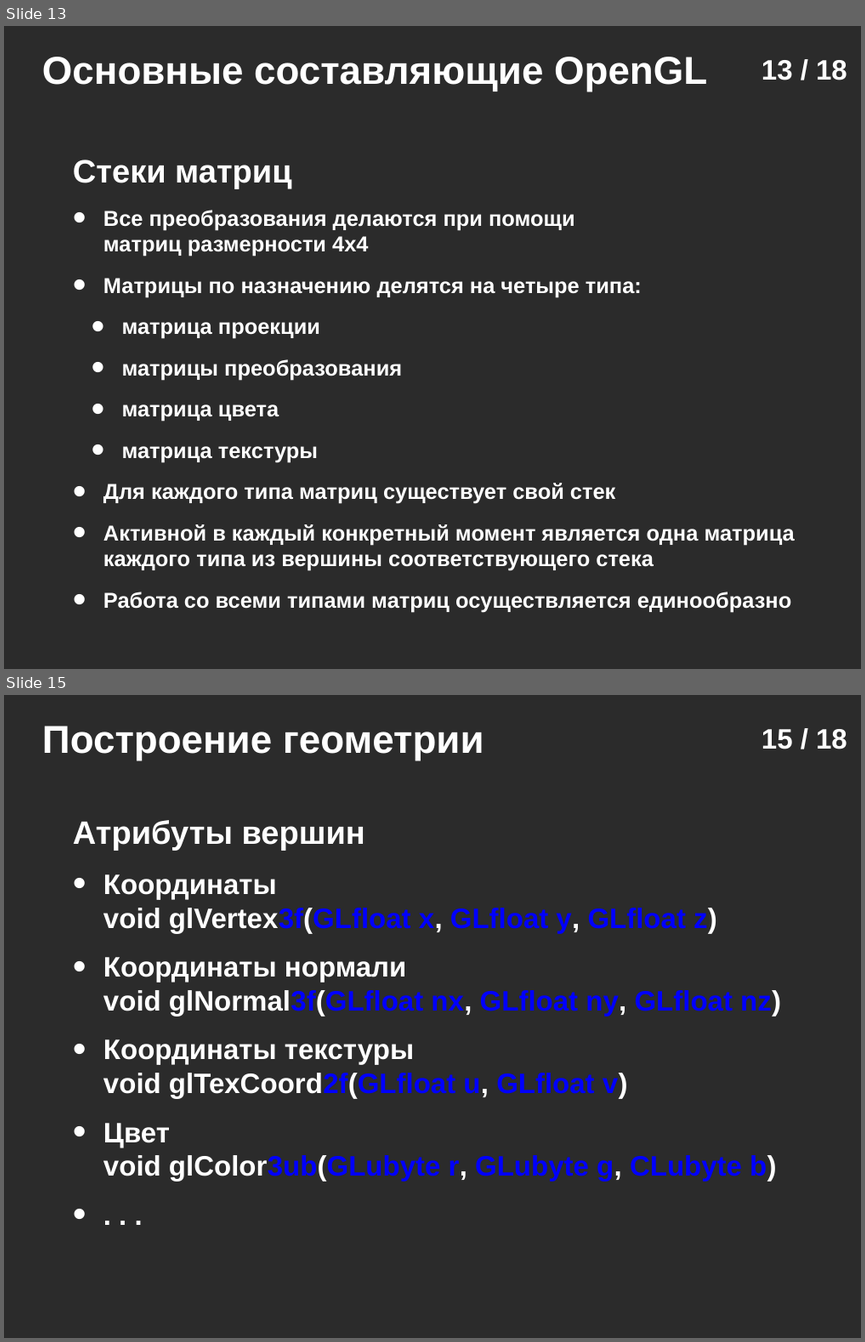
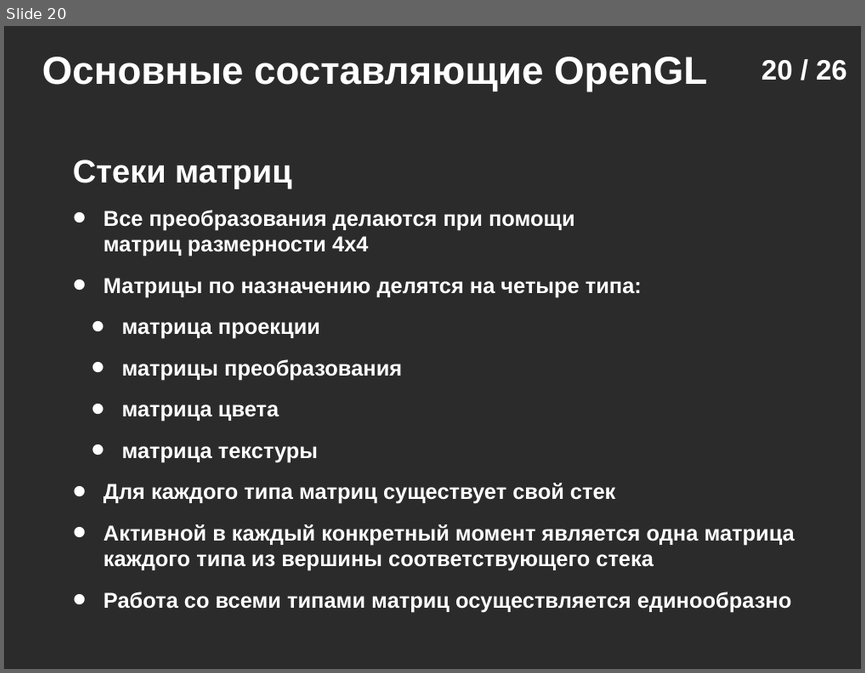
Before and after one commit to icosaeder/mmtech-lect, a slide deck: Лекции/Лекция №1/Лекция №1.odp. Shown one above the other, each under a label of ours: slides 13 and 15 before the commit, slide 20 after it; the slides between them are not shown. The pictures are 865x1342 and 865x673 pixels, drawn with LibreOffice and Linux fonts; fonts in the diff are those of the drawing; background and template pictures are left out; a plain dark background stands for a picture behind light text. Boxes give left, top, right and bottom in pixels: in the first picture for what was removed or moved away, otherwise in the second. Text is boxed around its words. In the diff, an @@ line names an element or a change of style, - is before the commit and + after.

```diff
--- a/Лекции/Лекция №1/Лекция №1.odp
+++ b/Лекции/Лекция №1/Лекция №1.odp
@@ slide 15 removed at [4, 695, 861, 1338], background picture (left out) @@
@@ text removed at [42, 726, 484, 760] @@
-Построение геометрии
@@ page number removed at [761, 729, 847, 749] @@
-15 / 18
@@ text removed at [73, 820, 781, 1181] @@
-Атрибуты вершин
-• Координаты
-  void glVertex3f(GLfloat x, GLfloat y, GLfloat z)
-• Координаты нормали
-  void glNormal3f(GLfloat nx, GLfloat ny, GLfloat nz)
-• Координаты текстуры
-  void glTexCoord2f(GLfloat u, GLfloat v)
-• Цвет
-  void glColor3ub(GLubyte r, GLubyte g, CLubyte b)
-• . . .
@@ what was slide 13 is now slide 20 @@
@@ page number at [761, 60, 847, 80]: text changed @@
-13 / 18
+20 / 26
```
Also in this commit, not shown: 6 slides changed, 12 slides added, 3 other slides removed, 4 other files.
